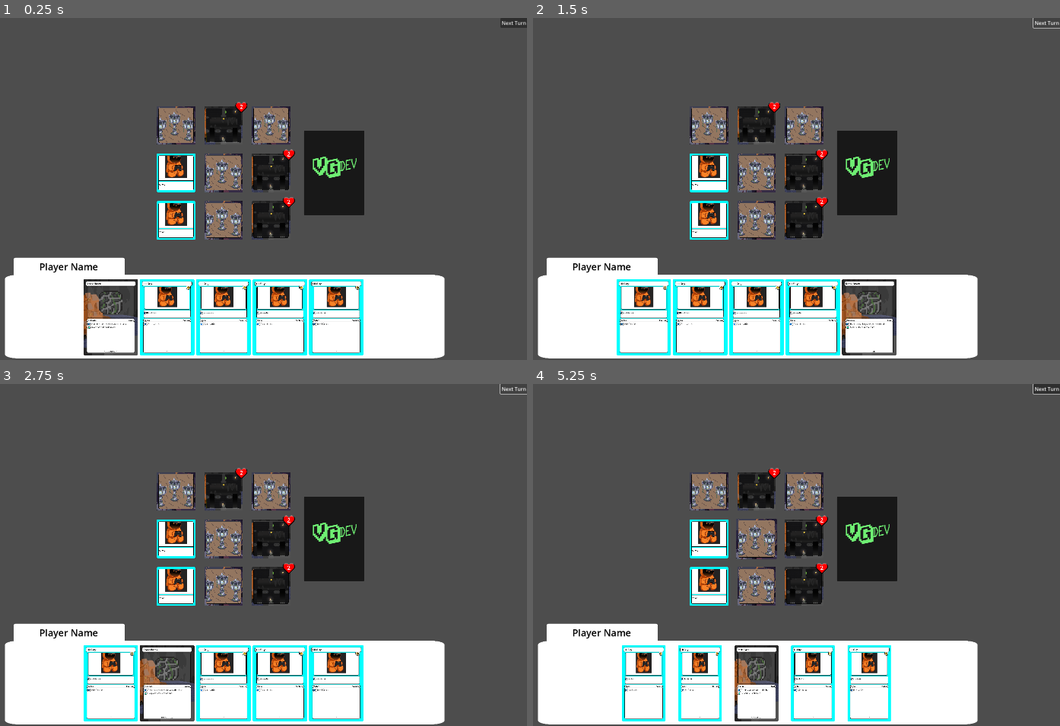
Above: before the commit, frames 1-4 (two rows, left to right).
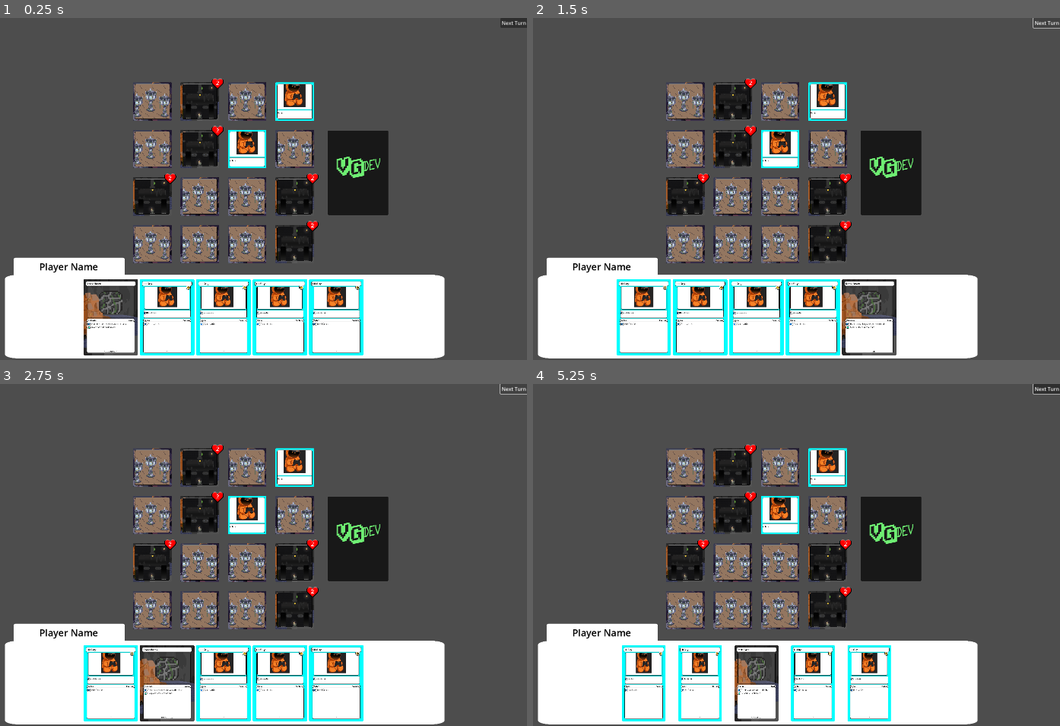
Above: after the commit, the same moments.

Repository: Maurdeer/VGDimensions
Game: Godot game, scene res://_scenes/networking/multiplayer_scene.tscn
The game is run twice, just before and just after one commit, with the same random seed, the same clock (stepped at 60 frames per second) and the same inputs. This scene is started directly instead of the project's main scene.
Inputs (mouse positions are in pixels of both pictures, inside the frame that each line leads up to):
- Up to frame 1 (0.25 s): no input
- Up to frame 2 (1.5 s): click "Next Turn" at 0.5 s; click "Next Turn" at 1.25 s
- Up to frame 3 (2.75 s): click "Next Turn" at 2 s
- Up to frame 4 (5.25 s): tap Enter at 2.75, 4.25 s; drag from (706, 490) to (801, 537) at 2.77 s; tap Space at 3.5, 5 s; drag from (706, 490) to (801, 537) at 3.52 s; move the mouse to (754, 490) at 4.27 s; tap F (flip) at 4.35 s; click (754, 490) at 4.42 s; drag from (754, 490) to (754, 585) at 5.02 s

The runs differ from the first frame. In frame 1, 16% of the frame differs, in the area x 25-74%, y 17-72%; in frame 2, 16%; in frame 3, 16%; in frame 4, 16%.

Commit message:
Shifting works

Diff:
--- a/_scripts/RiftGrid.gd
+++ b/_scripts/RiftGrid.gd
@@ -87,18 +87,29 @@
 	newCard.grid_pos = place_at
 	newCard.card_sm.transition_to_state(CardStateMachine.StateType.IN_RIFT)
 
-func move_card_off(move_off: Vector2i) -> Card:
-	var card: Card = grid[move_off.y][move_off.x].remove_top_card()
+func place_card_under(place_at: Vector2i, newCard: Card) -> void:
+	grid[place_at.y][place_at.x].add_card_under(newCard)
+	newCard.grid_pos = place_at
+	newCard.card_sm.transition_to_state(CardStateMachine.StateType.IN_RIFT)
+
+func place_deck_from_rift(place_at: Vector2i, from_deck_pos: Vector2i) -> void:
+	var deck: Deck = grid[from_deck_pos.y][from_deck_pos.x];
+	while not deck.is_empty():
+		place_card_under(place_at, discard_card(from_deck_pos))
+
+func place_cards(place_at: Vector2i, cards: Array[Card]) -> void:
+	for card in cards:
+		place_card(place_at, card)
+
+func discard_card(discard_from: Vector2i) -> Card:
+	var card: Card = grid[discard_from.y][discard_from.x].remove_top_card()
 	card.grid_pos = Vector2i(-1, -1)
 	return card
-
-func discardCard(discard_from: Vector2i, target_deck: Deck):
-	target_deck.addCard(grid[discard_from.y][discard_from.x].remove_top_card())
 
 func discard_entire_deck(discard_from: Vector2i):
 	var deck: Deck = grid[discard_from.y][discard_from.x]
 	while not deck.is_empty():
-		discardCard(discard_from, _rift_discard_pile)
+		_rift_discard_pile.addCard(discard_card(discard_from))
 
 func removeCardFromGrid(remove_from: Vector2i) -> Card:
 	return grid[remove_from.y][remove_from.x].removeCard()
@@ -110,8 +121,8 @@
 	pass
 
 func swap_cards(card_a_pos: Vector2i, card_b_pos: Vector2i):
-	var card_a: Card =  move_card_off(card_a_pos)
-	place_card(card_a_pos, move_card_off(card_b_pos))
+	var card_a: Card =  discard_card(card_a_pos)
+	place_card(card_a_pos, discard_card(card_b_pos))
 	place_card(card_b_pos, card_a)
 
 func swap_decks(deck_pos_a: Vector2i, deck_pos_b: Vector2i):
@@ -123,13 +134,13 @@
 	var deck_a: Deck = grid[deck_pos_a.y][deck_pos_a.x]
 	var deck_b: Deck = grid[deck_pos_b.y][deck_pos_b.x]
 	while not deck_a.is_empty():
-		temp_deck.addCard(deck_a.remove_top_card())
+		temp_deck.addCard(discard_card(deck_pos_a))
 
 	while not deck_b.is_empty():
-		deck_a.add_card_under(deck_b.remove_top_card())
+		place_card_under(deck_pos_a, discard_card(deck_pos_b))
 
 	while not temp_deck.is_empty():
-		deck_b.addCard(temp_deck.remove_top_card())
+		place_card(deck_pos_b, temp_deck.remove_top_card())
 
 func shuffle_card_back_in_deck(shuffleCard: Card, targetDeck: Deck):
 	targetDeck.addCard(shuffleCard)
@@ -137,56 +148,40 @@
 	return
 
 func shift_decks_horizontally(start_pos: Vector2i, offset: int):
-	if start_pos.x > rift_grid_width or start_pos.y > rift_grid_height:
+	if not is_valid_pos(start_pos):
 		printerr("(%s, %s) is Out of Rift Grid bounds [%s, %s]" % [start_pos, rift_grid_width, rift_grid_height])
-	var row: int = start_pos.y
-	for column in range(start_pos.x, rift_grid_width):
-		var deck_swap_column = column + offset
-		var curr_pos = Vector2i(row, column)
-		if deck_swap_column >= rift_grid_width or deck_swap_column < 0:
+	var shift_spots
+	if offset > 0: shift_spots = range(rift_grid_width - 1, start_pos.x - 1, -1)
+	elif offset < 0: shift_spots = range(0, start_pos.x + 1)
+	else: return
+
+	for x in shift_spots:
+		var curr_pos = Vector2i(x, start_pos.y)
+		var place_pos = Vector2i(x + offset, start_pos.y)
+		if place_pos.x >= rift_grid_width:
 			discard_entire_deck(curr_pos)
-			draw_card(curr_pos)
 		else:
-			swap_decks(curr_pos, Vector2i(row, deck_swap_column))
-
-
-func shiftCardsVertical(start_pos: Vector2i, upNotDown: bool, amount: int):
-	if upNotDown:
-		while amount > 0:
-			var i: int = start_pos.y
-			var tempDeck: Deck = Deck.new()
-			var tempDeck2: Deck = Deck.new()
-			while i >= 0:
-				if i - 1 >= 0:
-					tempDeck = grid[i - 1][start_pos.x]
-					grid[i - 1][start_pos.x] = grid[i][start_pos.x]
-					grid[i][start_pos.x] = tempDeck2
-					tempDeck2 = tempDeck
-				else:
-					for deadCard in grid[i][start_pos.x].deck_size:
-						discardCard(Vector2i(start_pos.x, i), _rift_discard_pile)
-					grid[i][start_pos.x] = tempDeck2
-				i -= 1
-			draw_card(start_pos)
-			amount -= 1
-	else:
-		while amount > 0:
-			var i: int = start_pos.y
-			var tempDeck: Deck = Deck.new()
-			var tempDeck2: Deck = Deck.new()
-			while i < rift_grid_height:
-				if i + 1 < rift_grid_height:
-					tempDeck = grid[i + 1][start_pos.x]
-					grid[i + 1][start_pos.x] = grid[i][start_pos.x]
-					grid[i][start_pos.x] = tempDeck2
-					tempDeck2 = tempDeck
-				else:
-					for deadCard in grid[i][start_pos.x].deck_size:
-						discardCard(Vector2(start_pos.x, i), _rift_discard_pile)
-					grid[i][start_pos.x] = tempDeck2
-				i += 1
-			draw_card(start_pos)
-			amount -= 1
+			place_deck_from_rift(place_pos, curr_pos)
+
+	fill_empty_decks()
+
+func shift_decks_vertically(start_pos: Vector2i, offset: int):
+	if not is_valid_pos(start_pos):
+		printerr("(%s, %s) is Out of Rift Grid bounds [%s, %s]" % [start_pos, rift_grid_width, rift_grid_height])
+	var shift_spots
+	if offset > 0: shift_spots = range(rift_grid_height - 1, start_pos.y - 1, -1)
+	elif offset < 0: shift_spots = range(0, start_pos.y + 1)
+	else: return
+
+	for y in shift_spots:
+		var curr_pos = Vector2i(start_pos.x, y)
+		var place_pos = Vector2i(start_pos.x, y + offset)
+		if place_pos.y >= rift_grid_height:
+			discard_entire_deck(curr_pos)
+		else:
+			place_deck_from_rift(place_pos, curr_pos)
+
+	fill_empty_decks()
 
 func loopCardsHorizontal(startY: int, leftNotRight: bool, amount: int):
 	if leftNotRight:
@@ -228,3 +223,8 @@
 func is_valid_pos(pos: Vector2i) -> bool:
 	return 0 <= pos.x and pos.x < rift_grid_width \
 		and 0 <= pos.y and pos.y < rift_grid_height
+
+func fill_empty_decks() -> void:
+	for y in rift_grid_height:
+		for x in rift_grid_width:
+			if grid[y][x].is_empty(): draw_card(Vector2i(x, y))
--- a/_scripts/managers/game_manager.gd
+++ b/_scripts/managers/game_manager.gd
@@ -8,9 +8,6 @@
 @onready var rift_grid: RiftGrid = $RiftGrid
 const CARD = preload("uid://c3e8058lwu0a")
 
-
-
-
 func _ready() -> void:
 	CardShop.fill_shop_deck(shop_initial_packs)
 	call_deferred("_after_ready")
@@ -18,6 +15,8 @@
 func _after_ready() -> void:
 	create_cards_for_player_hand()
 	rift_grid.rift_card_pack = card_pack
+	rift_grid.rift_grid_height = 4
+	rift_grid.rift_grid_width = 4
 	rift_grid.draw_initial_grid()
 
 func create_cards_for_player_hand():
--- a/_scripts/resources/EventResources/ShiftEvent.gd
+++ b/_scripts/resources/EventResources/ShiftEvent.gd
@@ -11,4 +11,4 @@
 		Direction.HORIZONTAL:
 			RiftGrid.Instance.shift_decks_horizontally(shift_from, amount)
 		Direction.VERTICAL:
-			RiftGrid.Instance.shiftCardsVertical(shift_from, false, amount)
+			RiftGrid.Instance.shift_decks_vertically(shift_from, amount)
--- a/cards/LilGuy.tres
+++ b/cards/LilGuy.tres
@@ -1,19 +1,12 @@
-[gd_resource type="Resource" script_class="CardResource" load_steps=8 format=3 uid="uid://dp3k57niax0qb"]
+[gd_resource type="Resource" script_class="CardResource" load_steps=6 format=3 uid="uid://dp3k57niax0qb"]
 
 [ext_resource type="Script" uid="uid://cyxcnkyv5m57c" path="res://_scripts/card/bullet_resource.gd" id="1_0dcse"]
 [ext_resource type="Script" uid="uid://bat0pcm2x7x13" path="res://_scripts/resources/PassiveEventResource.gd" id="1_oqkso"]
 [ext_resource type="Texture2D" uid="uid://bvvvy7bwkk6jq" path="res://art/card_art/VGDev/LilGuy.png" id="2_5gc1e"]
 [ext_resource type="Script" uid="uid://cg5eo4ycbga2u" path="res://_scripts/resources/CardResource.gd" id="2_jf1k8"]
-[ext_resource type="Script" uid="uid://db1qnsvwn0mg" path="res://_scripts/resources/EventResources/ShiftEvent.gd" id="3_oqkso"]
-
-[sub_resource type="Resource" id="Resource_xa7xj"]
-script = ExtResource("3_oqkso")
-inverse = true
-metadata/_custom_type_script = "uid://db1qnsvwn0mg"
 
 [sub_resource type="Resource" id="Resource_0dcse"]
 script = ExtResource("1_0dcse")
-bullet_event = SubResource("Resource_xa7xj")
 bullet_description = "Gain 1 Action"
 metadata/_custom_type_script = "uid://cyxcnkyv5m57c"
 
